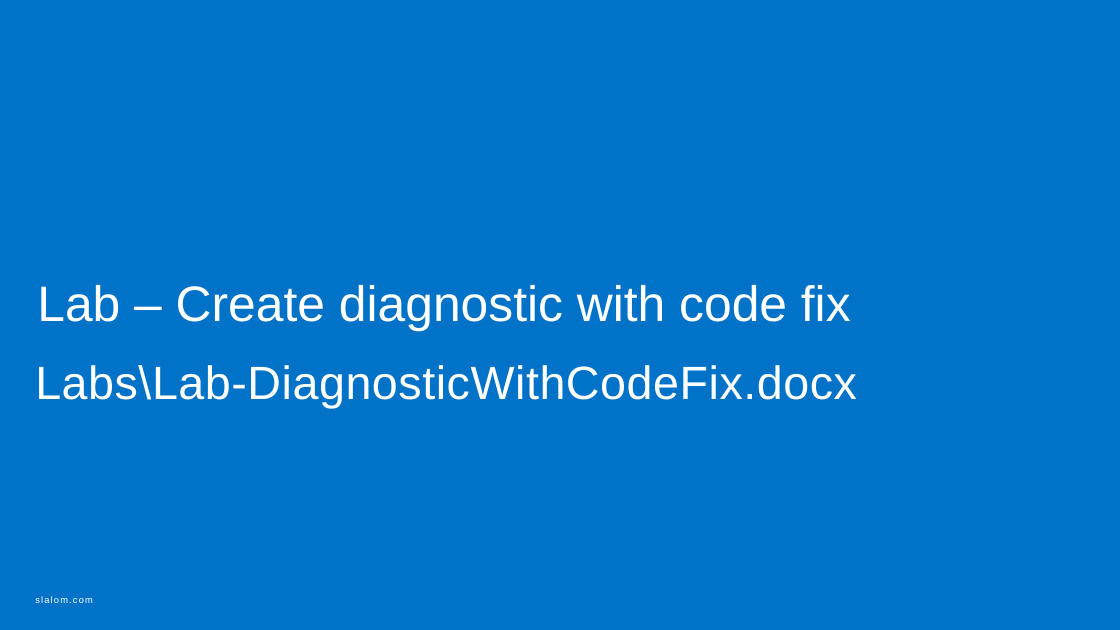
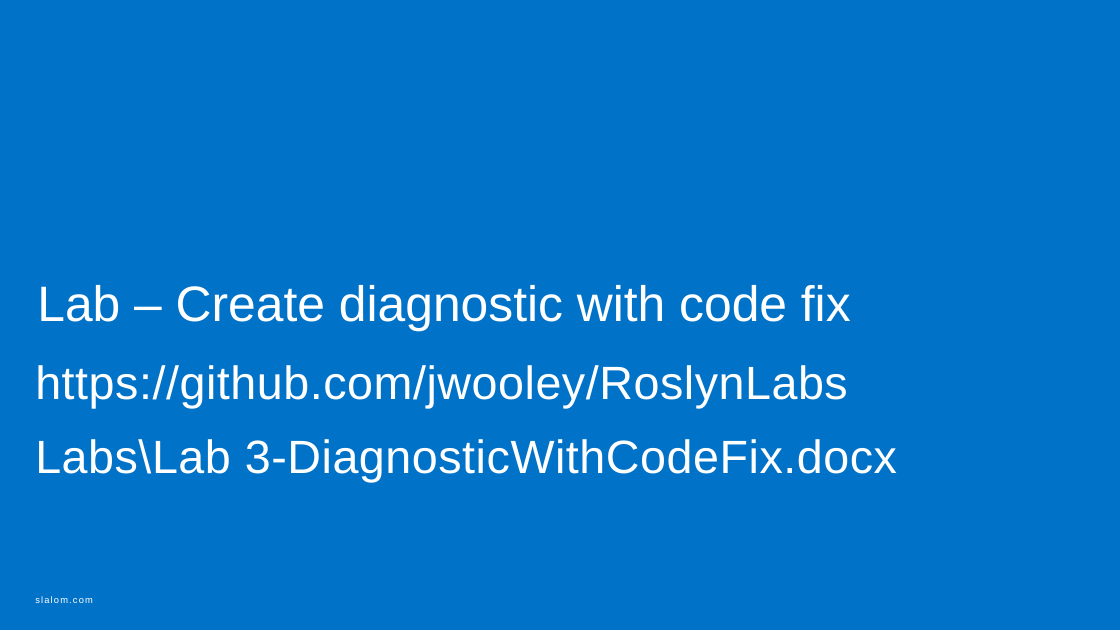
Before and after one commit to jwooley/RoslynLabs, a slide deck: slide 35 of RoslynStaticAnalyzerWorkshop.pptx (slide 23 before the commit). Drawn at 1120x630 pixels with LibreOffice and Linux fonts; fonts in the diff are those of the drawing. Boxes give left, top, right and bottom in pixels: in the first picture for what was removed or moved away, otherwise in the second. Text is boxed around its words. In the diff, an @@ line names an element or a change of style, - is before the commit and + after.

```diff
--- a/RoslynStaticAnalyzerWorkshop.pptx
+++ b/RoslynStaticAnalyzerWorkshop.pptx
@@ text at bbox=[35, 365, 897, 483]: text changed @@
-Labs\Lab-DiagnosticWithCodeFix.docx
+https://github.com/jwooley/RoslynLabs
+Labs\Lab 3-DiagnosticWithCodeFix.docx
```
Also in this commit, not shown: 10 other slides changed, 13 slides added, 1 other file.
